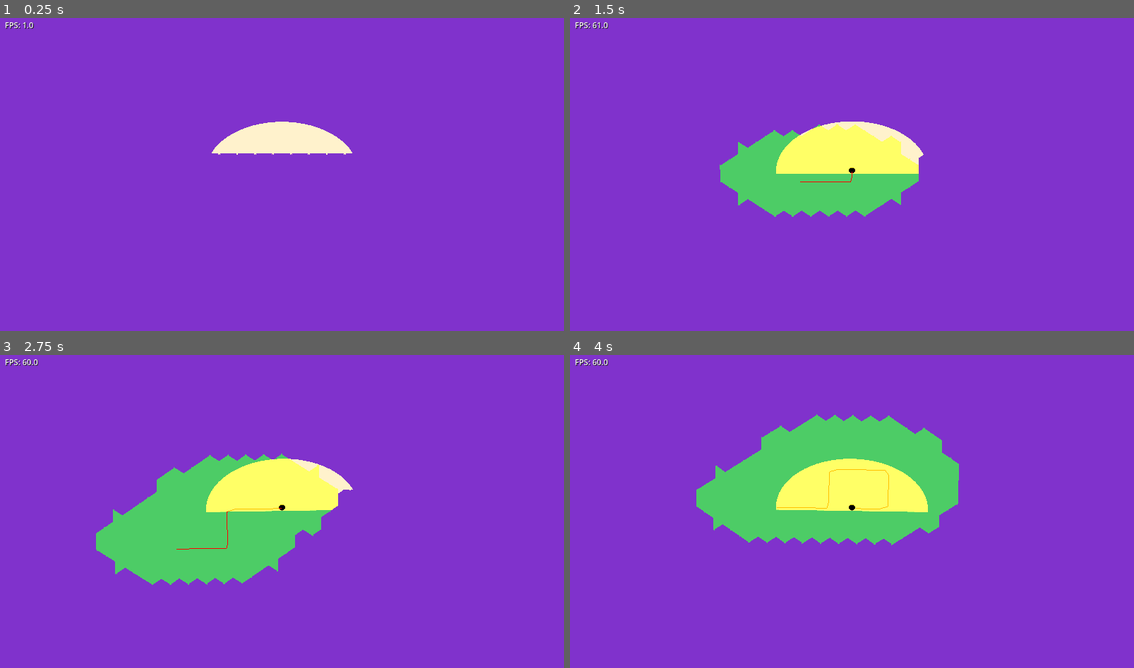
Above: before the commit, frames 1-4 (two rows, left to right).
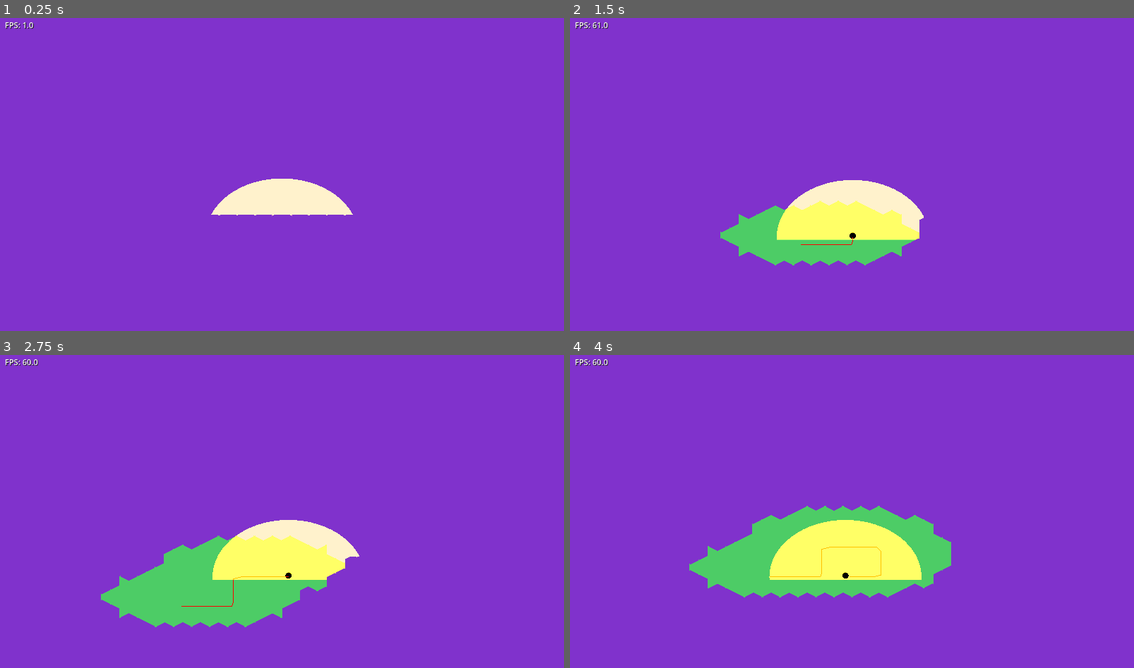
Above: after the commit, the same moments.

Repository: emersonh16/dastardlyfuck
Game: Godot game, scene res://scenes/test/test_miasma.tscn
Two runs of this game, one before a commit and one after it. Both use one fixed random seed, a clock stepped at 60 frames per second and the inputs below.
Inputs:
- Up to frame 1 (0.25 s): no input
- Up to frame 2 (1.5 s): hold Right (ui_right) 0.53-1.28 s; hold Down (ui_down) from 1.28 s (still down)
- Up to frame 3 (2.75 s): release Down (ui_down) at 2.03 s; hold Right (ui_right) from 2.03 s (still down)
- Up to frame 4 (4 s): release Right (ui_right) at 2.78 s; hold Up (ui_up) 2.78-3.53 s; hold Left (ui_left) from 3.53 s (still down)

The runs differ from the first frame. In frame 1, 4.0% of the frame differs, in the area x 37-63%, y 33-64%; in frame 2, 13%; in frame 3, 17%; in frame 4, 20%, in the area x 21-69%, y 18-78%.

Commit message:
getting better

Diff:
--- a/scripts/camera/camera_follower.gd
+++ b/scripts/camera/camera_follower.gd
@@ -55,15 +55,14 @@
 	# Smooth interpolation for position (but keep camera angle fixed)
 	position = position.lerp(desired_pos, 10.0 * delta)
 
-	# Always look at target (but with fixed rotation, no jitter)
-	# Use fixed up vector to prevent rotation
+	# FIXED: Use look_at() to point at target, then lock rotation
 	look_at(target_pos, Vector3.UP)
 
-	# Lock rotation to prevent any drift
-	# Ensure rotation stays at fixed isometric angle
-	var fixed_rotation = Vector3(
-		deg_to_rad(30.0),  # Elevation
-		deg_to_rad(45.0),  # Azimuth
-		0.0
-	)
-	# Don't directly set rotation, but ensure look_at uses consistent up vector
+	# Immediately lock rotation to prevent drift
+	# Calculate fixed rotation from isometric angles
+	# The camera should always have the same rotation regardless of position
+	var fixed_rotation_y = azimuth  # 45 degrees around Y
+	var fixed_rotation_x = -elevation  # -30 degrees around X (negative because we're looking down)
+
+	# Set fixed rotation (this prevents drift while maintaining correct orientation)
+	rotation = Vector3(fixed_rotation_x, fixed_rotation_y, 0.0)
--- a/scripts/managers/miasma_manager.gd
+++ b/scripts/managers/miasma_manager.gd
@@ -90,6 +90,8 @@
 
 	# Only update if player crossed a tile boundary
 	if new_center_x != old_center_x or new_center_z != old_center_z:
+		# DIAGNOSTIC: Print player tile position
+		print("Player tile: (", new_center_x, ", ", new_center_z, ") world: ", new_pos)
 		player_position = new_pos
 		fill_area_around_player()
 	else:
--- a/scripts/renderers/miasma_renderer.gd
+++ b/scripts/renderers/miasma_renderer.gd
@@ -145,6 +145,10 @@
 		var world_z = tile_pos.y * tile_z
 		var world_y = block_h / 2.0  # Center block on ground
 
+		# DIAGNOSTIC: Print first 5 blocks
+		if index < 5:
+			print("Block ", index, ": tile_pos=", tile_pos, " world_pos=(", world_x, ", ", world_z, ")")
+
 		var block_transform = Transform3D(
 			Basis(),
 			Vector3(world_x, world_y, world_z)
Not shown, added: DOCS/miasma_tilt_diagnosis.md
